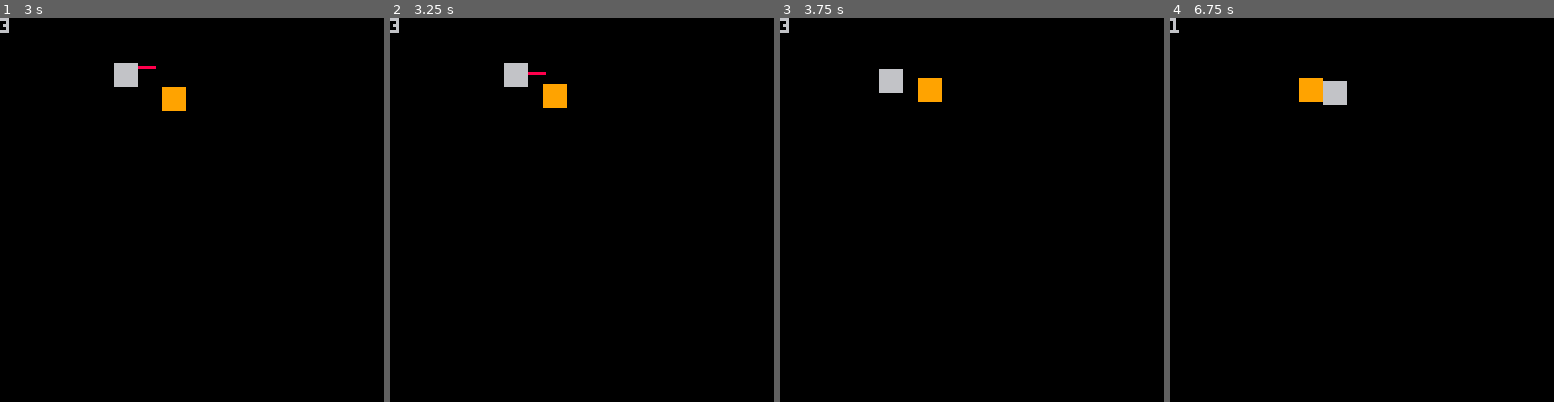
Above: before the commit, frames 1-4 (left to right).
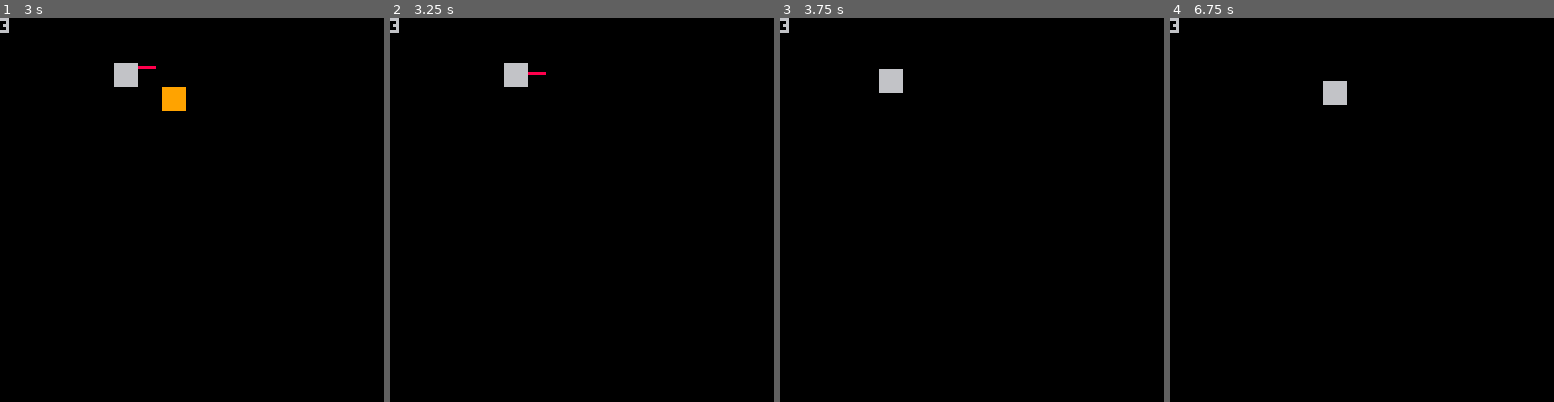
Above: after the commit, the same moments.

Repository: akbiggs/Scuffle
Game: PICO-8 cartridge scuffle.p8
The game is run twice, just before and just after one commit, with the same random seed, the same clock (stepped at 60 frames per second) and the same inputs.
Inputs:
- Up to frame 1 (3 s): tap X (X key) at 0.33, 1.07, 1.85, 2.97 s; tap O (Z key) at 0.7, 1.7, 2.1, 2.5, 2.9 s; hold Right 1.6-2.1 s; hold Up 2.15-2.42 s; hold Right from 2.47 s (still down)
- Up to frame 2 (3.25 s): release Right at 3.03 s; hold Left from 3.08 s (still down)
- Up to frame 3 (3.75 s): tap O (Z key) at 3.3, 3.7 s; release Left at 3.58 s; hold Down from 3.63 s (still down)
- Up to frame 4 (6.75 s): release Down at 3.97 s; hold Right 4.02-4.68 s; tap X (X key) at 4.08, 5.2, 6.32 s; tap O (Z key) every 0.4 s from 4.1 to 6.5 s; hold Up 4.73-5.03 s; hold Left 5.08-5.68 s; hold Down 5.73-6.03 s; hold Right 6.08-6.58 s; hold Right from 6.63 s (still down)

Frame 1 is identical in both runs. In frame 2, 0.4% of the frame differs, in the area x 39-47%, y 17-24%; in frame 3, 0.4%; in frame 4, 0.4%, in the area x 0-40%, y 0-22%.

Commit message:
enemy hitstun

Diff:
--- a/scuffle.p8
+++ b/scuffle.p8
@@ -430,18 +430,18 @@
   self.pos = vec(pos)
   self.vel = vec(0, 0)
   self.left = false
-  self.cooldown = 100
+  self.swing_cooldown = 100
   self.life = 3
 
   self.walk_cooldown = 50
   self.walk_dist = 50
+
+  self.hitstun_cooldown = 0
 end
 
 function walker:walk_towards(
     player)
   self.vel = vec(0, 0)
-  self.walk_cooldown = max(0,
-      self.walk_cooldown - 1)
   if self.walk_cooldown > 0
   then
     return
@@ -467,7 +467,7 @@
 
 function walker:swing(bullets)
   self.vel = vec(0, 0)
-  self.cooldown = 100
+  self.swing_cooldown = 100
   local bullet_offset =
       ternary(
           self.left,
@@ -485,15 +485,8 @@
           self.left))
 end
 
-function walker:update(
+function walker:run_ai(
     player, bullets)
-  if player.life <= 0 then
-    return
-  end
-
-  self.cooldown = max(0,
-      self.cooldown - 1)
-
   -- measure distance
   local direc = player.pos -
       self.pos
@@ -509,8 +502,29 @@
     elseif self.vel.x > 0 then
       self.left = false
     end
-  elseif self.cooldown <= 0 then
+  elseif self.swing_cooldown
+         <= 0 then
     self:swing(bullets)
+  end
+end
+
+function walker:update(
+    player, bullets)
+  if player.life <= 0 then
+    return
+  end
+
+  self.swing_cooldown = max(0,
+      self.swing_cooldown - 1)
+  self.walk_cooldown = max(0,
+      self.walk_cooldown - 1)
+  self.hitstun_cooldown = max(0,
+      self.hitstun_cooldown - 1)
+
+  if self.hitstun_cooldown
+     <= 0
+  then
+    self:run_ai(player, bullets)
   end
 
   self.pos += self.vel
@@ -526,7 +540,6 @@
 
 -- player
 
--- the player character
 local player = class.build()
 
 function player:_init(pos)
@@ -674,11 +687,19 @@
       for e in all(
           state.enemies)
       do
-        b:collide(e)
+        if b:collide(e)
+        then
+          e.invuln_cooldown =
+              50
+          e.hitstun_cooldown =
+              100
+        end
       end
     end
   end
 
+  state.enemies = filter_alive(
+      state.enemies)
   state.bullets = filter_alive(
       state.bullets)
 end
